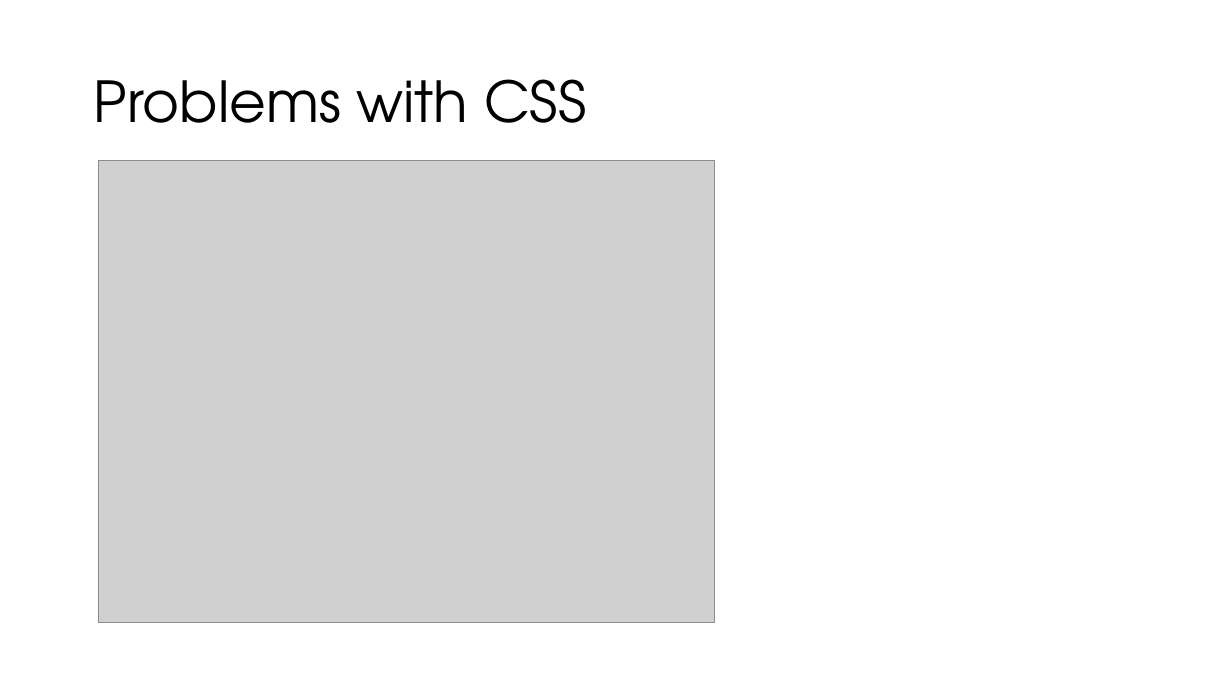
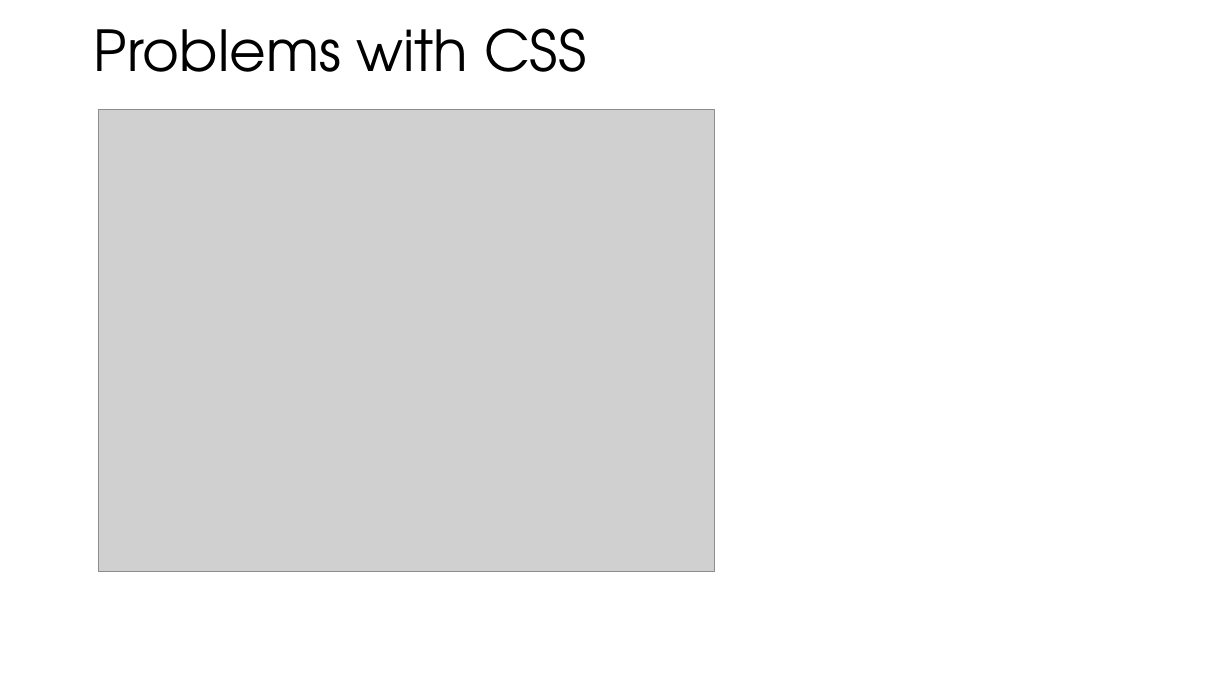
Before and after one commit to stiltet/SASS-Code-Example-Demo, a slide deck: slide 6 of Presentation.pptx. Drawn at 1232x693 pixels with LibreOffice and Linux fonts; fonts in the diff are those of the drawing; grey boxes stand for pictures. Boxes give left, top, right and bottom in pixels: in the first picture for what was removed or moved away, otherwise in the second. Text is boxed around its words. In the diff, an @@ line names an element or a change of style, - is before the commit and + after.

```diff
--- a/Presentation.pptx
+++ b/Presentation.pptx
@@ title "Problems with CSS": place and size @@
-title "Problems with CSS" at (94,79,586,123)
+title "Problems with CSS" at (94,28,586,72)
@@ picture: place and size @@
-picture at (98,161,714,623)
+picture at (98,109,714,571)
```
Also in this commit, not shown: 15 other slides changed, 1 other file.
